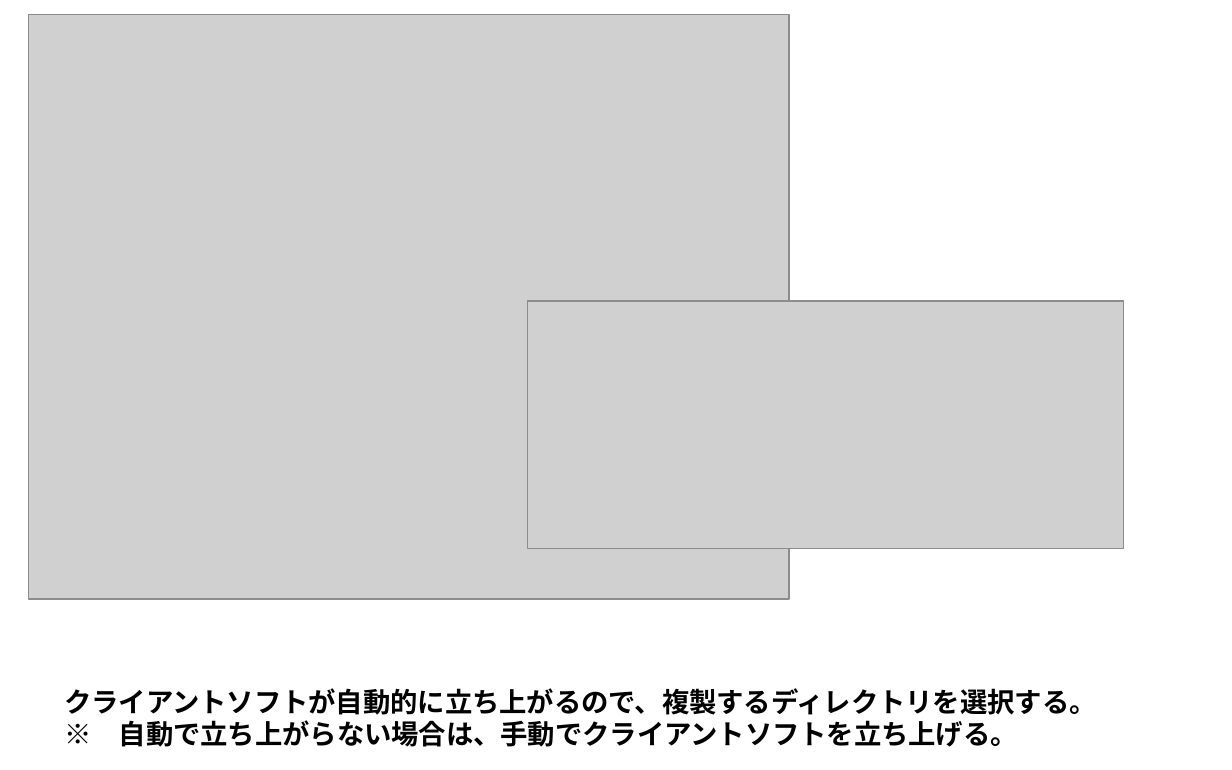
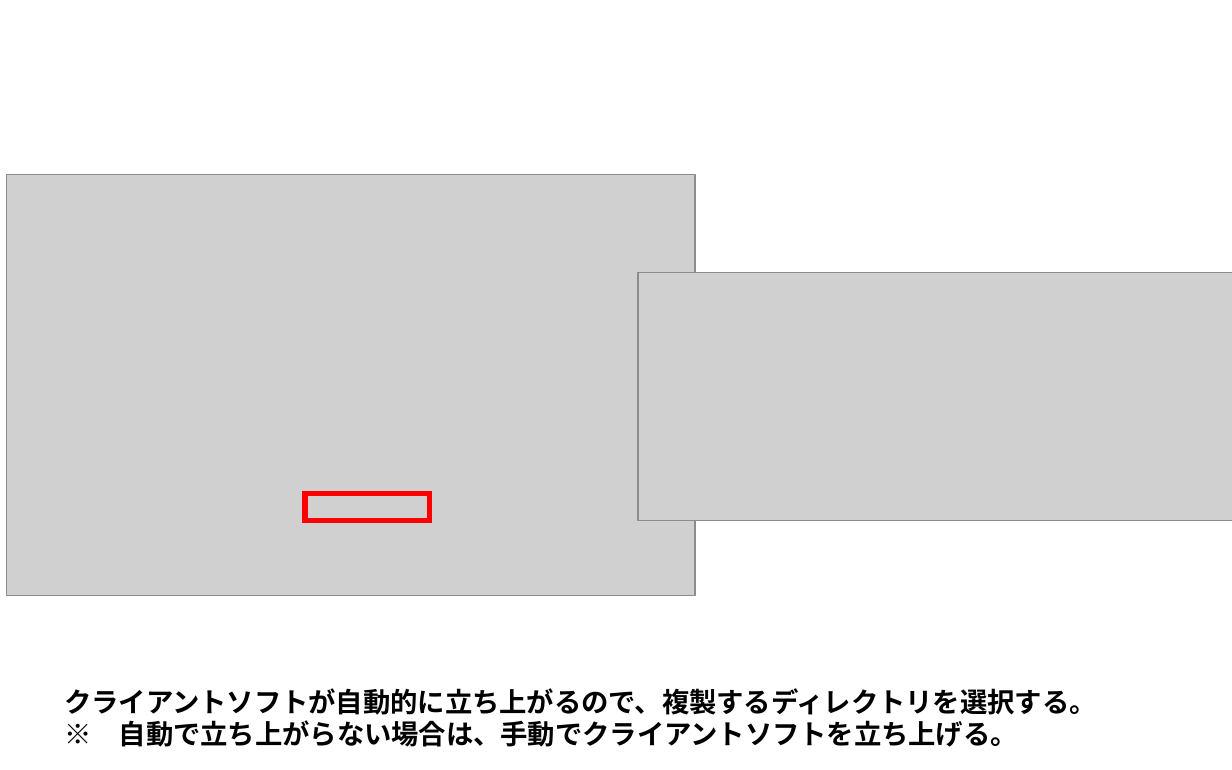
Before and after one commit to gis-oer/gis-oer, a slide deck: slide 14 of GISオープン教材/インターネットの活用/GitHubビギナーズマニュアル/GitHubビギナーズマニュアル.pptx (slide 16 before the commit). Drawn at 1232x770 pixels with LibreOffice and Linux fonts; fonts in the diff are those of the drawing; grey boxes stand for pictures. Boxes give left, top, right and bottom in pixels: in the first picture for what was removed or moved away, otherwise in the second. Text is boxed around its words. In the diff, an @@ line names an element or a change of style, - is before the commit and + after.

```diff
--- a/GISオープン教材/インターネットの活用/GitHubビギナーズマニュアル/GitHubビギナーズマニュアル.pptx
+++ b/GISオープン教材/インターネットの活用/GitHubビギナーズマニュアル/GitHubビギナーズマニュアル.pptx
@@ picture resized from (x1=28, y1=15, x2=788, y2=599) to (x1=6, y1=175, x2=695, y2=595) @@
@@ picture moved from (x1=527, y1=301, x2=1124, y2=548) to (x1=638, y1=272, x2=1232, y2=520) @@
@@ rectangle added at (x1=306, y1=494, x2=430, y2=521), outline #FF0000 3 pt @@
```
Also in this commit, not shown: 9 other slides changed, 3 slides removed, 14 other files.
